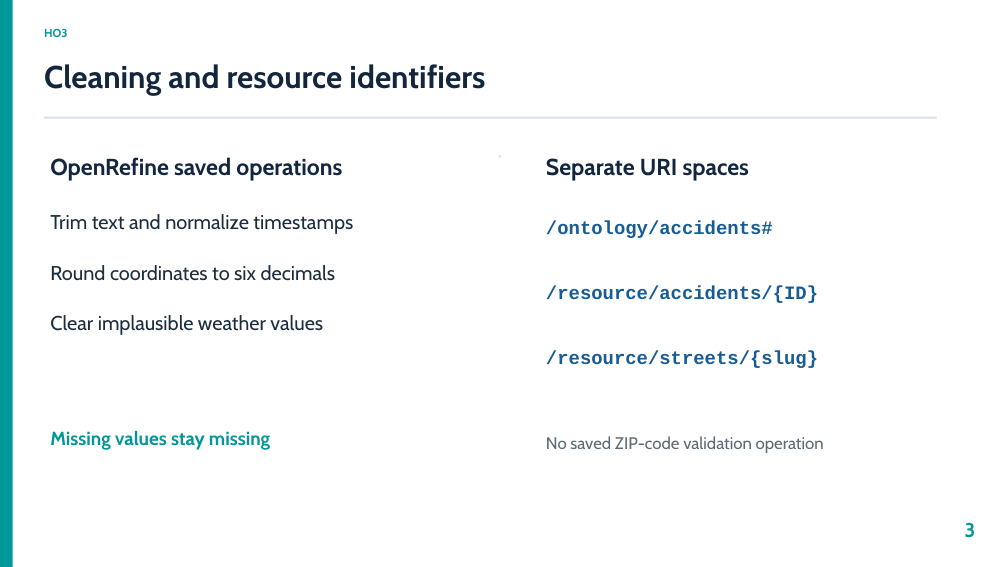
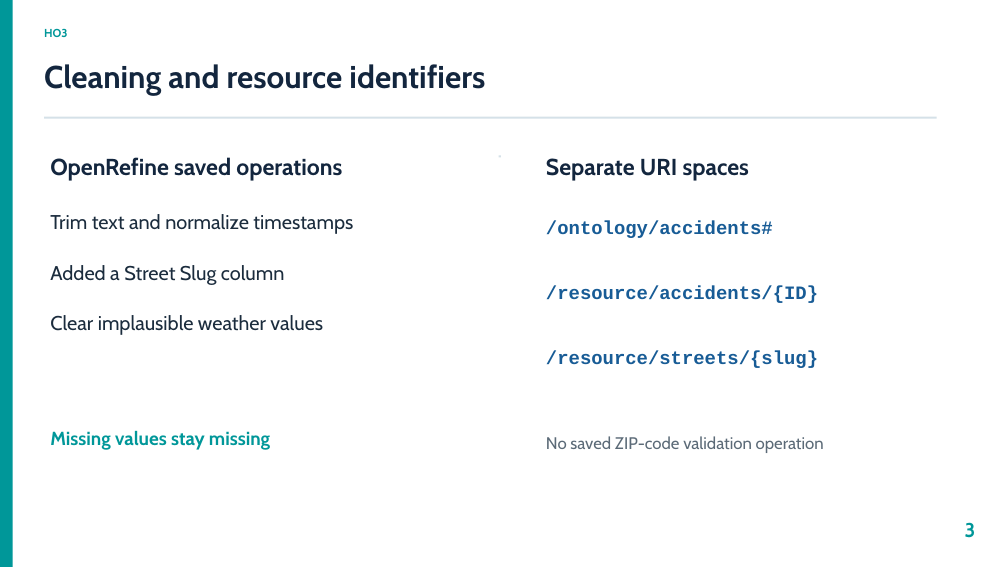
Before and after one commit to Duss02/Curso2026-2027-ODKG, a slide deck: slide 3 of HandsOn/Group01/presentation/nyc-traffic-accidents-final.pptx. Drawn at 1008x567 pixels with LibreOffice and Linux fonts; fonts in the diff are those of the drawing. Boxes give left, top, right and bottom in pixels: in the first picture for what was removed or moved away, otherwise in the second. Text is boxed around its words. In the diff, an @@ line names an element or a change of style, - is before the commit and + after.

Commit message:
fix: presentation issue - Group01

```diff
--- a/HandsOn/Group01/presentation/nyc-traffic-accidents-final.pptx
+++ b/HandsOn/Group01/presentation/nyc-traffic-accidents-final.pptx
@@ text at <box>50,265,285,285</box>: text changed @@
-Round coordinates to six decimals
+Added a Street Slug column
```
Also in this commit, not shown: 1 other file.
